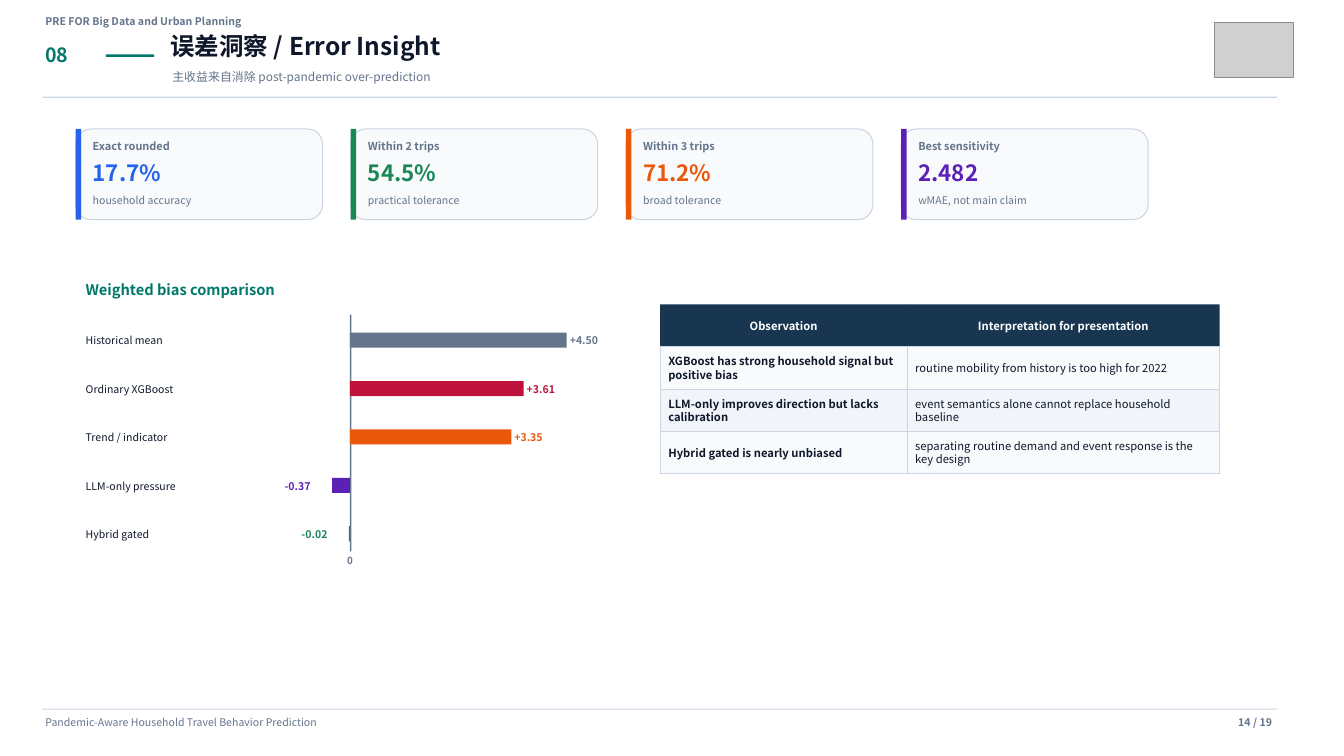
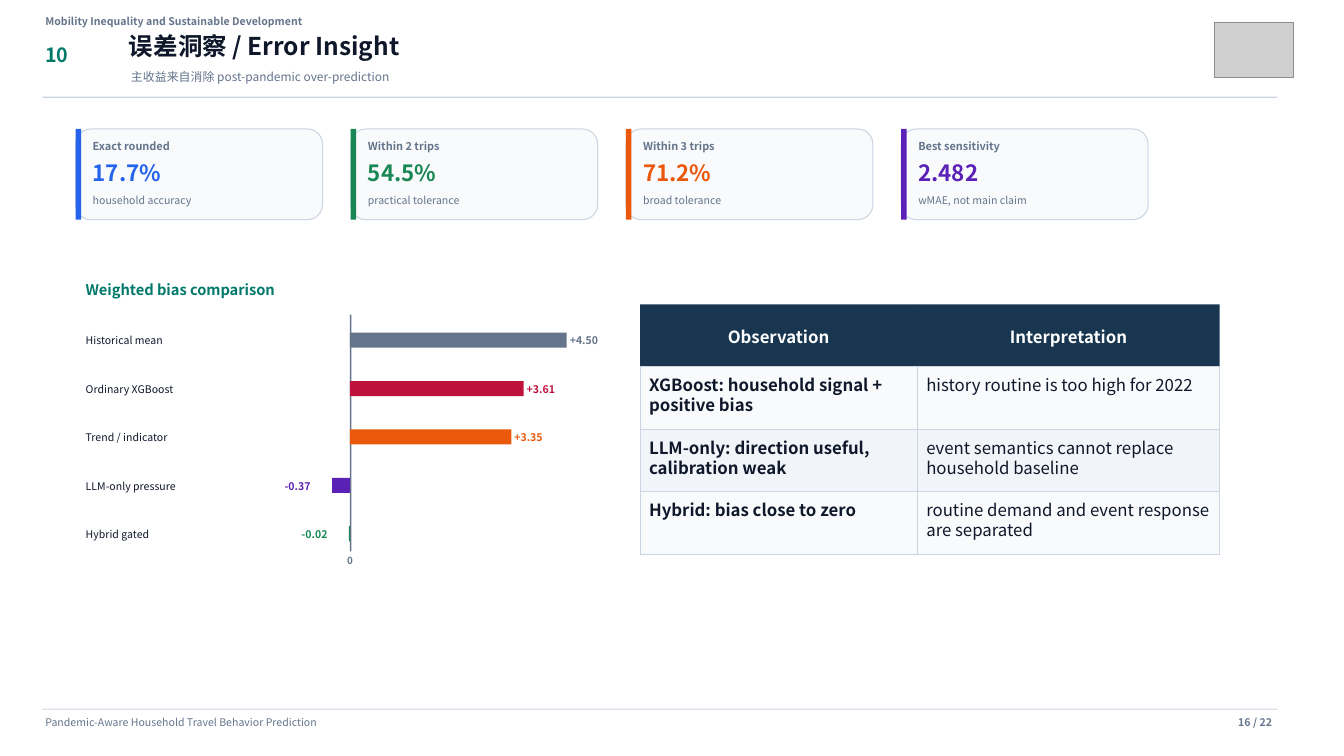
Before and after one commit to Lrving-code/NHTS-Travel-Prediction, a slide deck: slide 16 of outputs/final_project/NHTS_Travel_Behavior_Template_Presentation.pptx (slide 14 before the commit). Drawn at 1344x756 pixels with LibreOffice and Linux fonts; fonts in the diff are those of the drawing; grey boxes stand for pictures. Boxes give left, top, right and bottom in pixels: in the first picture for what was removed or moved away, otherwise in the second. Text is boxed around its words. In the diff, an @@ line names an element or a change of style, - is before the commit and + after.

```diff
--- a/outputs/final_project/NHTS_Travel_Behavior_Template_Presentation.pptx
+++ b/outputs/final_project/NHTS_Travel_Behavior_Template_Presentation.pptx
@@ text at [45,16,302,28]: text changed @@
-PRE FOR Big Data and Urban Planning
+Mobility Inequality and Sustainable Development
@@ text "误差洞察 / Error Insight": place and size @@
-text "误差洞察 / Error Insight" at [170,34,441,61]
+text "误差洞察 / Error Insight" at [129,34,399,61]
@@ text at [45,47,68,63]: text changed @@
-08
+10
@@ rectangle removed at [106,54,154,57] @@
@@ text "主收益来自消除 post-pandemic over-prediction": place and size @@
-text "主收益来自消除 post-pandemic over-prediction" at [172,71,431,84]
+text "主收益来自消除 post-pandemic over-prediction" at [131,71,390,84]
@@ rectangle: place and size @@
-rectangle at [660,304,907,347]
+rectangle at [640,304,918,367]
@@ text "Observation": place and size @@
-text "Observation" at [750,321,818,330]
+text "Observation" at [728,329,830,344]
@@ text "Observation" at [728,329,830,344]: size 8 to 12 pt @@
@@ rectangle: place and size @@
-rectangle at [907,304,1220,347]
+rectangle at [918,304,1220,367]
@@ text at [1010,329,1127,347]: text changed; size 8 to 12 pt @@
-Interpretation for presentation
+Interpretation
@@ rectangle: place and size @@
-rectangle at [660,347,907,389]
+rectangle at [640,367,918,430]
@@ text at [649,377,868,415]: text changed; size 8 to 12 pt @@
-XGBoost has strong household signal but positive bias
+XGBoost: household signal + positive bias
@@ rectangle: place and size @@
-rectangle at [907,347,1220,389]
+rectangle at [918,367,1220,430]
@@ text at [926,377,1192,395]: text changed; size 8 to 12 pt @@
-routine mobility from history is too high for 2022
+history routine is too high for 2022
@@ rectangle: place and size @@
-rectangle at [660,389,907,432]
+rectangle at [640,430,918,492]
@@ text at [649,440,870,475]: text changed; size 8 to 12 pt @@
-LLM-only improves direction but lacks calibration
+LLM-only: direction useful, calibration weak
@@ text removed at [668,448,842,460] @@
-Hybrid gated is nearly unbiased
@@ rectangle: place and size @@
-rectangle at [907,389,1220,432]
+rectangle at [918,430,1220,492]
@@ text at [926,440,1174,474]: text changed; size 8 to 12 pt @@
-event semantics alone cannot replace household baseline
+event semantics cannot replace household baseline
@@ rectangle: place and size @@
-rectangle at [660,432,907,474]
+rectangle at [640,492,918,555]
@@ text added at [649,502,856,520], 12 pt, text #0F172A, bold @@
+Hybrid: bias close to zero
@@ rectangle: place and size @@
-rectangle at [907,432,1220,474]
+rectangle at [918,492,1220,555]
@@ vertical alignment middle to top in 5 elements at [926,440,1174,474], [926,377,1192,395], [649,377,868,415], [649,440,870,475], [926,502,1209,540] @@
@@ text at [926,502,1209,540]: text changed; size 8 to 12 pt @@
-separating routine demand and event response is the key design
+routine demand and event response are separated
@@ text at [1238,718,1272,726]: text changed @@
-14 / 19
+16 / 22
```
Also in this commit, not shown: 16 other slides changed, 5 slides added, 2 slides removed, 35 other files.
